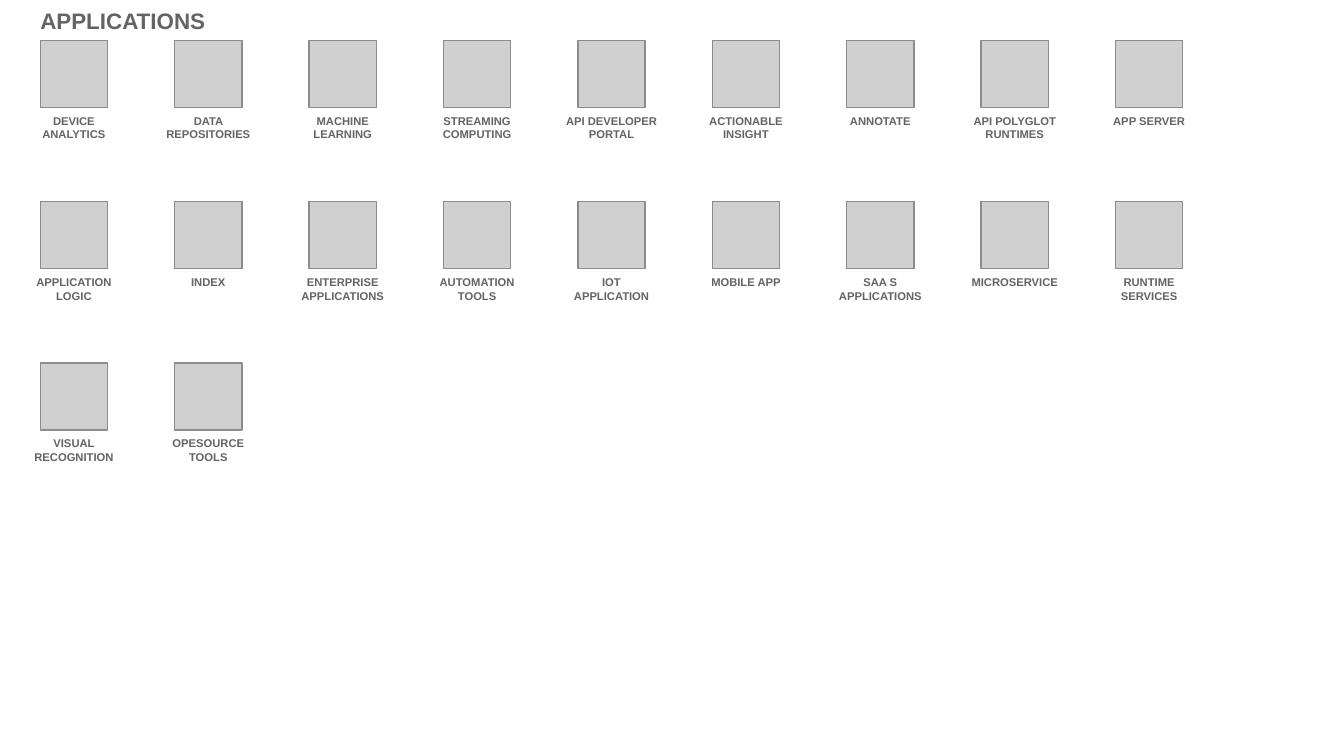
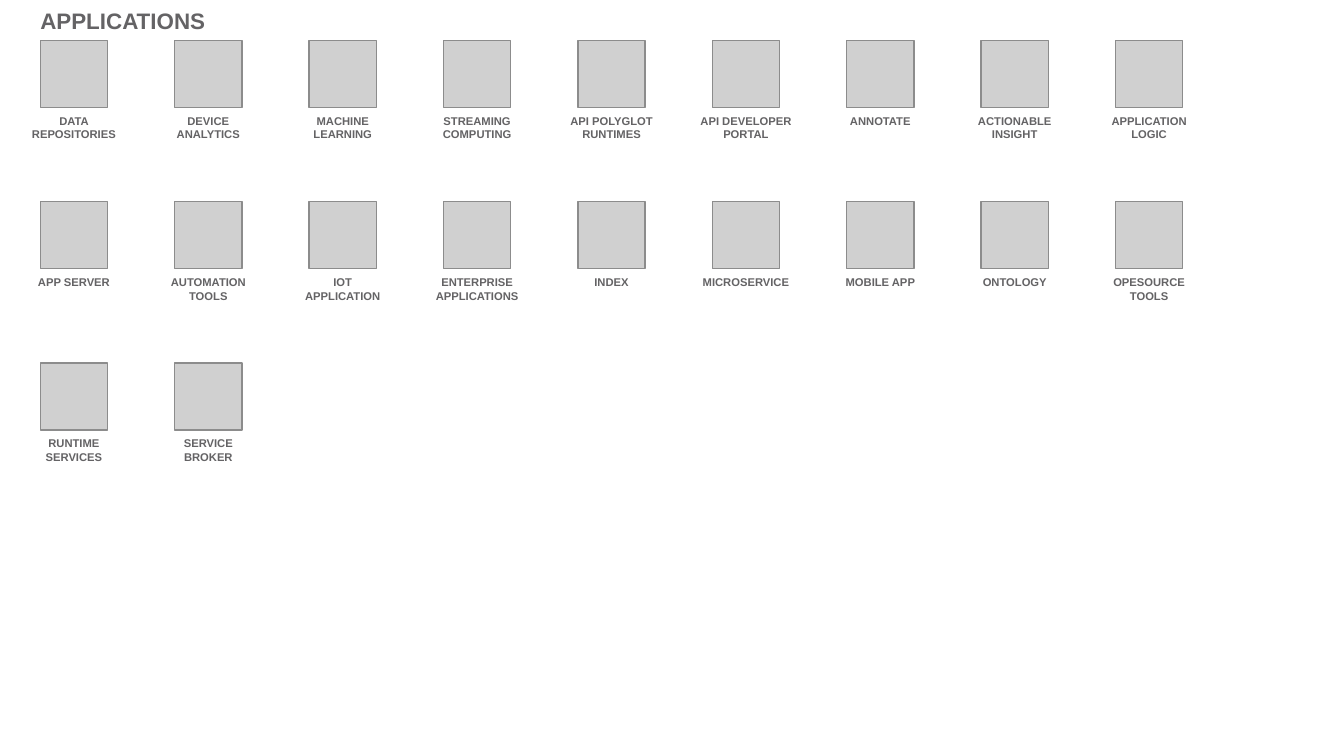
Before and after one commit to l2fprod/myarchitecture, a slide deck: slide 14 of mycatalog-architecture-diagram-template.pptx. Drawn at 1344x756 pixels with LibreOffice and Linux fonts; fonts in the diff are those of the drawing; grey boxes stand for pictures. Boxes give left, top, right and bottom in pixels: in the first picture for what was removed or moved away, otherwise in the second. Text is boxed around its words. In the diff, an @@ line names an element or a change of style, - is before the commit and + after.

```diff
--- a/mycatalog-architecture-diagram-template.pptx
+++ b/mycatalog-architecture-diagram-template.pptx
@@ text "DATA REPOSITORIES": place and size @@
-text "DATA REPOSITORIES" at [166, 117, 250, 138]
+text "DATA REPOSITORIES" at [32, 117, 116, 138]
@@ text added at [570, 117, 653, 138], 6 pt, text #646365, bold @@
+API POLYGLOT RUNTIMES
@@ text removed at [709, 117, 782, 138] @@
-ACTIONABLE INSIGHT
@@ text at [978, 117, 1051, 138]: text changed @@
-API POLYGLOT RUNTIMES
+ACTIONABLE INSIGHT
@@ text at [1112, 117, 1187, 138]: text changed @@
-APP SERVER
+APPLICATION LOGIC
@@ text at [38, 278, 110, 286]: text changed @@
-APPLICATION LOGIC
+APP SERVER
@@ text at [171, 278, 246, 300]: text changed @@
-INDEX
+AUTOMATION TOOLS
@@ text added at [305, 278, 380, 300], 6 pt, text #646365, bold @@
+IOT APPLICATION
@@ text removed at [440, 278, 515, 300] @@
-AUTOMATION TOOLS
@@ text at [594, 278, 628, 286]: text changed @@
-IOT APPLICATION
+INDEX
@@ text added at [703, 278, 789, 286], 6 pt, text #646365, bold @@
+MICROSERVICE
@@ 4 texts: place and size @@
-4 texts at [42, 117, 781, 300]
+4 texts at [177, 117, 915, 300]
@@ text removed at [839, 278, 922, 300] @@
-SAA S APPLICATIONS
@@ text at [983, 278, 1047, 286]: text changed @@
-MICROSERVICE
+ONTOLOGY
@@ text at [1113, 278, 1185, 300]: text changed @@
-RUNTIME SERVICES
+OPESOURCE TOOLS
@@ text at [46, 439, 102, 461]: text changed @@
-VISUAL RECOGNITION
+RUNTIME SERVICES
@@ text at [184, 439, 233, 461]: text changed @@
-OPESOURCE TOOLS
+SERVICE BROKER
```
Also in this commit, not shown: 16 other slides changed, 1 slide added, 1 slide removed.
